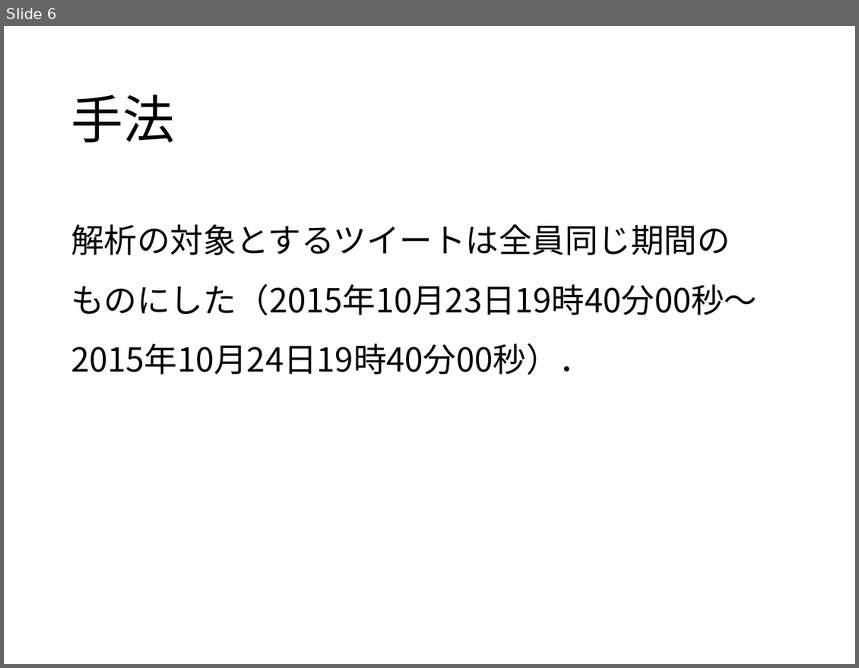
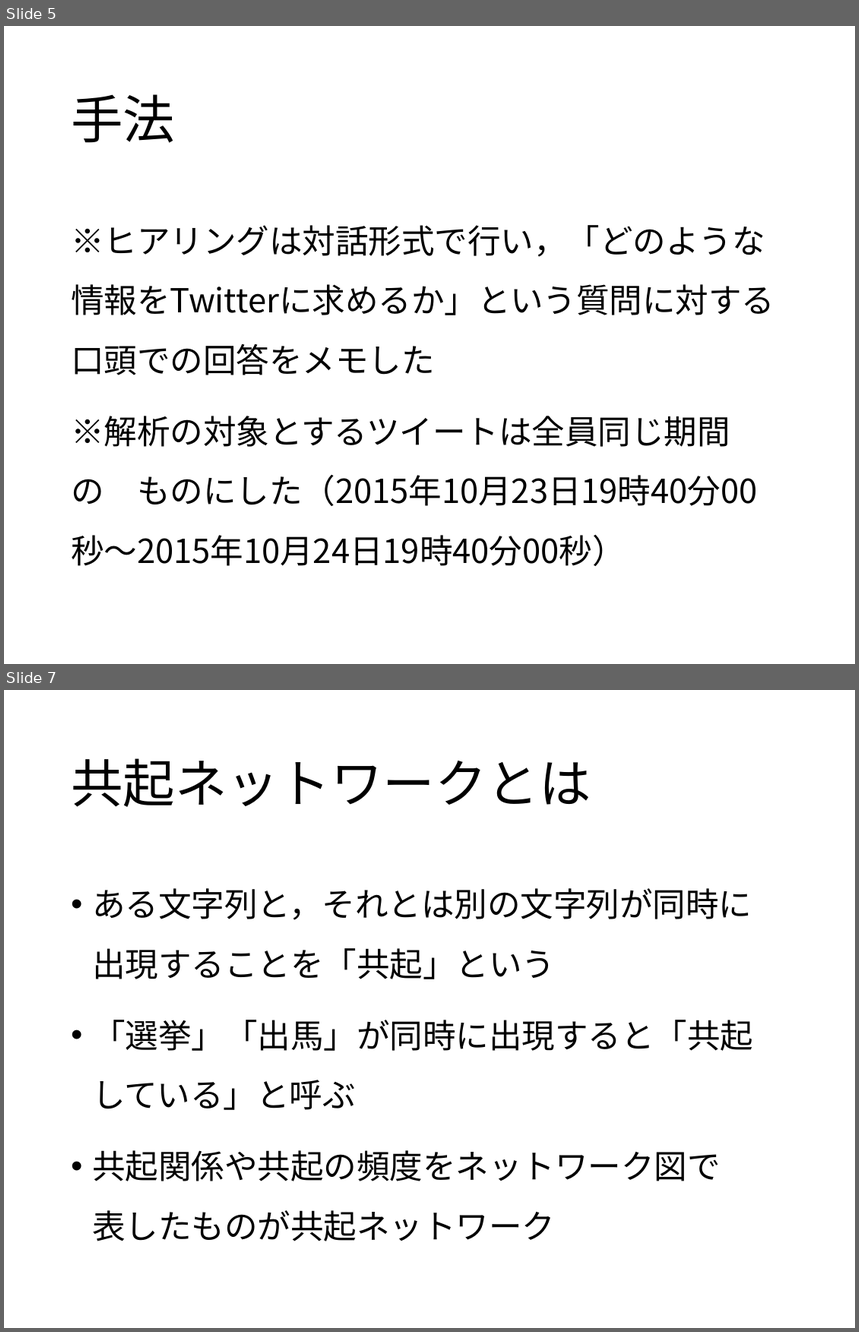
Before and after one commit to keimatsui/kadai, a slide deck: 卒業論文/2014/吉野聡志/最終発表/最終発表スライド.pptx. Shown one above the other, each under a label of ours: slide 6 before the commit, slides 5 and 7 after it; the slides between them are not shown. The pictures are 859x668 and 859x1332 pixels, drawn with LibreOffice and Linux fonts; fonts in the diff are those of the drawing. Boxes give left, top, right and bottom in pixels: in the first picture for what was removed or moved away, otherwise in the second. Text is boxed around its words. In the diff, an @@ line names an element or a change of style, - is before the commit and + after.

```diff
--- a/卒業論文/2014/吉野聡志/最終発表/最終発表スライド.pptx
+++ b/卒業論文/2014/吉野聡志/最終発表/最終発表スライド.pptx
@@ slide 7 added at [4,690,855,1328], background #FFFFFF @@
@@ title added at [71,758,591,807], 44 pt, text #000000 @@
+共起ネットワークとは
@@ text added at [92,888,753,1242], 28 pt, text #000000 @@
+• ある文字列と，それとは別の文字列が同時に 出現することを「共起」という
+• 「選挙」「出馬」が同時に出現すると「共起 している」と呼ぶ
+• 共起関係や共起の頻度をネットワーク図で 表したものが共起ネットワーク
@@ what was slide 6 is now slide 5 @@
@@ slide 5 changed as well @@
@@ text at [71,225,775,566]: text changed @@
-解析の対象とするツイートは全員同じ期間の ものにした（2015年10月23日19時40分00秒～2015年10月24日19時40分00秒）．
+※ヒアリングは対話形式で行い，「どのような情報をTwitterに求めるか」という質問に対する口頭での回答をメモした
+※解析の対象とするツイートは全員同じ期間の ものにした（2015年10月23日19時40分00秒～2015年10月24日19時40分00秒）
```
Also in this commit, not shown: 13 other slides changed, 2 other slides added, 6 slides removed.
